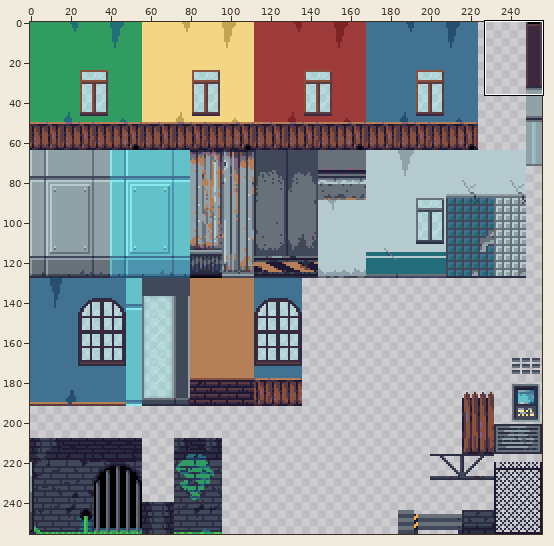
Pixel-art file, stored at Assets/Tileset/Rooms.ase. Above, an overview of the earlier version with the close-up marked.
Close-up. Before:
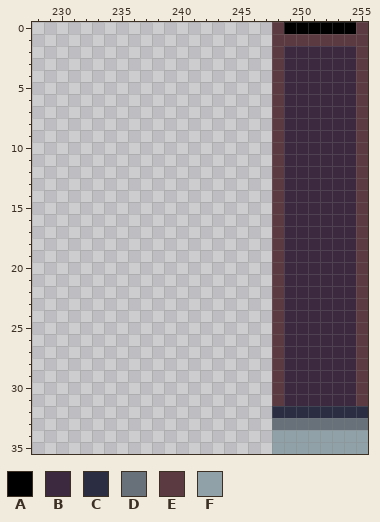
256x256 pixels, 1 frame. Shown: x 228..255, y 0..35.
Visible layers, top first: "Windows", "Walls".
Palette (. is transparent): A #000000  B #3c2940  C #2b2e42  D #68717a  E #5c3a41  F #90a1a8
Pixels before, first column x 248:
 0 EAAAAAAE
 1 EEEEEEEE
 2 EBBBBBBE
 3 EBBBBBBE
 4 EBBBBBBE
 5 EBBBBBBE
 6 EBBBBBBE
 7 EBBBBBBE
 8 EBBBBBBE
 9 EBBBBBBE
10 EBBBBBBE
11 EBBBBBBE
12 EBBBBBBE
13 EBBBBBBE
14 EBBBBBBE
15 EBBBBBBE
16 EBBBBBBE
17 EBBBBBBE
18 EBBBBBBE
19 EBBBBBBE
20 EBBBBBBE
21 EBBBBBBE
22 EBBBBBBE
23 EBBBBBBE
24 EBBBBBBE
25 EBBBBBBE
26 EBBBBBBE
27 EBBBBBBE
28 EBBBBBBE
29 EBBBBBBE
30 EBBBBBBE
31 EBBBBBBE
32 CCCCCCCC
33 DDDDDDDD
34 FFFFFFFF
35 FFFFFFFF
New version:
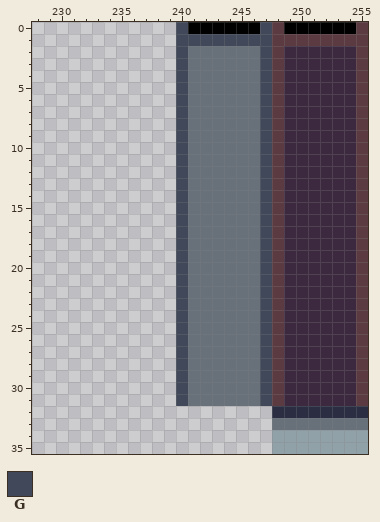
Colours new in this view: G #414859
What changed:
Layer "Walls":
The edit adds colour A in row 0 at x 241 to 246.
The edit adds colour D in rows 2 to 31 at x 241 to 246.
The edit adds colour G in row 0 at x 240 and 247; in row 1 at x 240 to 247; in rows 2 to 31 at x 240 and 247.
Where, in picture pixels (left, top, right, bottom), the same in both close-ups:
added: (176, 22, 272, 406)
